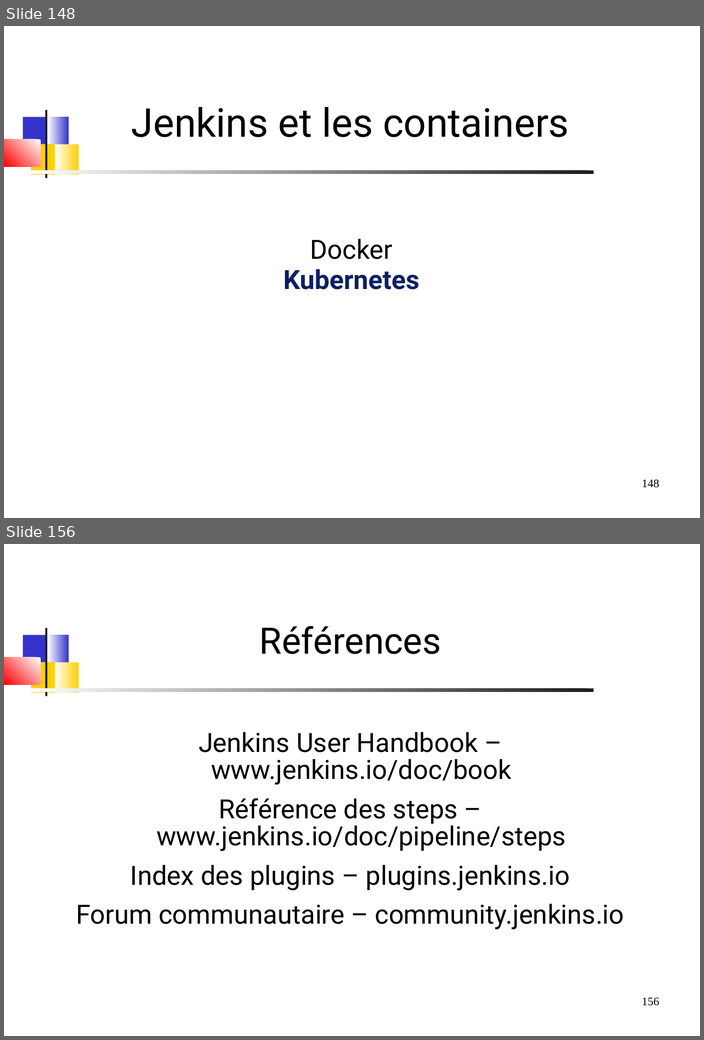
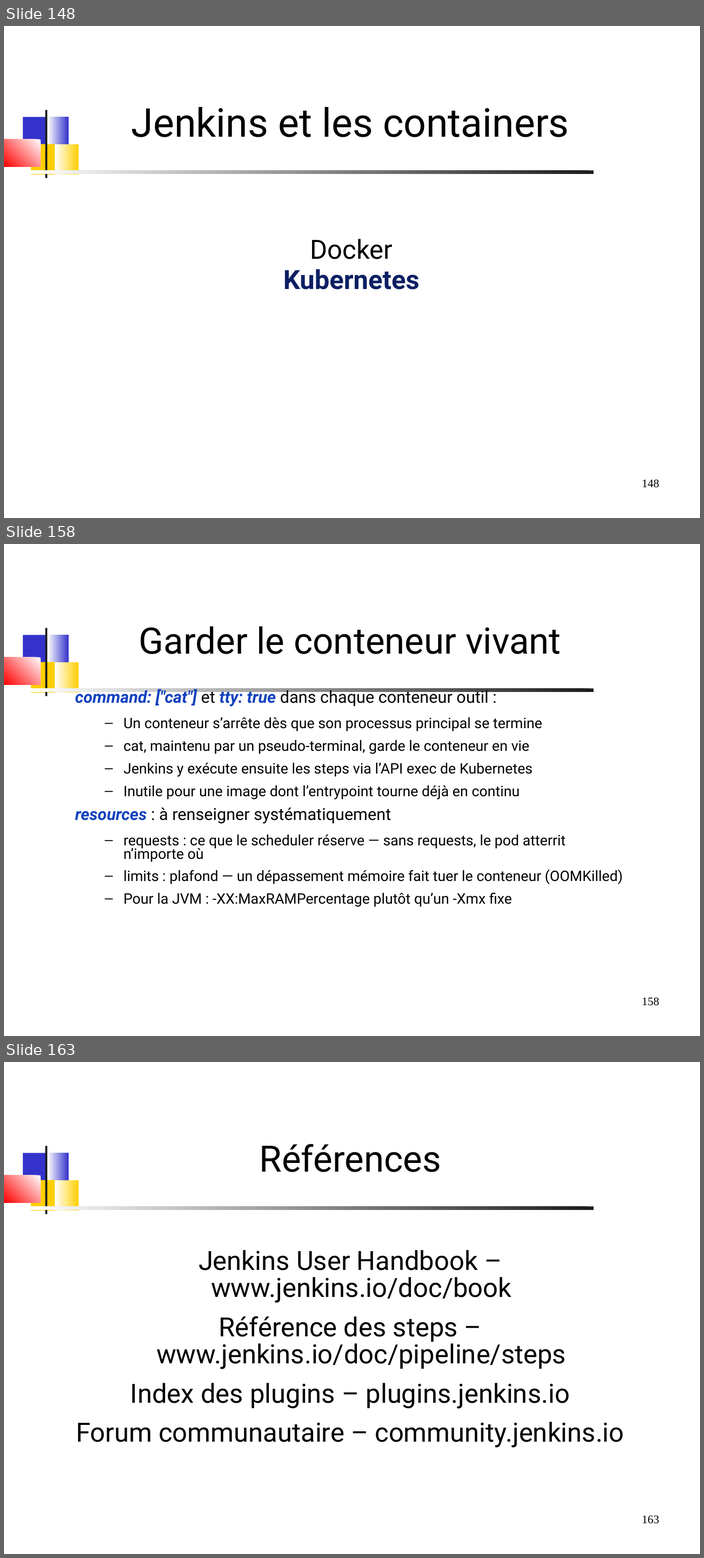
Before and after one commit to dthibau/jenkins, a slide deck: JenkinsPipeline.odp. Shown one above the other, each under a label of ours: slides 148 and 156 before the commit, slides 148, 158 and 163 after it; the slides between them are not shown. The pictures are 704x1040 and 704x1558 pixels, drawn with LibreOffice and Linux fonts; fonts in the diff are those of the drawing. Boxes give left, top, right and bottom in pixels: in the first picture for what was removed or moved away, otherwise in the second. Text is boxed around its words. In the diff, an @@ line names an element or a change of style, - is before the commit and + after.

Commit message:
Slides Kubernetes

```diff
--- a/JenkinsPipeline.odp
+++ b/JenkinsPipeline.odp
@@ slide 158 added at <box>4,544,700,1036</box>, background #FFFFFF; not listed: 8 template elements that a slide beside it also shows @@
@@ title added at <box>139,626,561,654</box>, 44 pt, text #000000 @@
+Garder le conteneur vivant
@@ text added at <box>75,688,622,907</box>, 17.5 pt, text #000000 @@
+command: ["cat"] et tty: true dans chaque conteneur outil :
+  – Un conteneur s’arrête dès que son processus principal se termine
+  – cat, maintenu par un pseudo-terminal, garde le conteneur en vie
+  – Jenkins y exécute ensuite les steps via l’API exec de Kubernetes
+  – Inutile pour une image dont l’entrypoint tourne déjà en continu
+resources : à renseigner systématiquement
+  – requests : ce que le scheduler réserve — sans requests, le pod atterrit n’importe où
+  – limits : plafond — un dépassement mémoire fait tuer le conteneur (OOMKilled)
+  – Pour la JVM : -XX:MaxRAMPercentage plutôt qu’un -Xmx fixe
@@ what was slide 156 is now slide 163 @@
@@ page number at <box>641,1515,658,1524</box>: text changed @@
-156
+163
```
Also in this commit, not shown: 9 slides changed, 7 other slides added, 1 slide removed, 1 other file.
